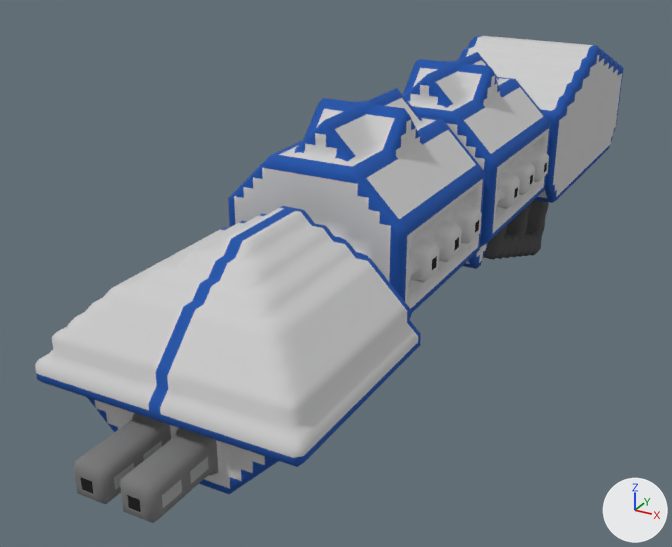
The OBJ model src/jsMain/resources/meshes/diadochi-3-cipactli-class.obj: old version first, new version second.
Both versions are drawn from a camera (50 mm lens) standing at (37.1, -88.5, 32.1) and looking at (-7.1, -8.1, -8.1). Arrows for +X, +Y and +Z are at lower right; the lights stay in place. Where no turn or scale is listed for an object, it has been applied to the vertices.

In view in the first picture: 'diadochi-3-cipactli-class'.
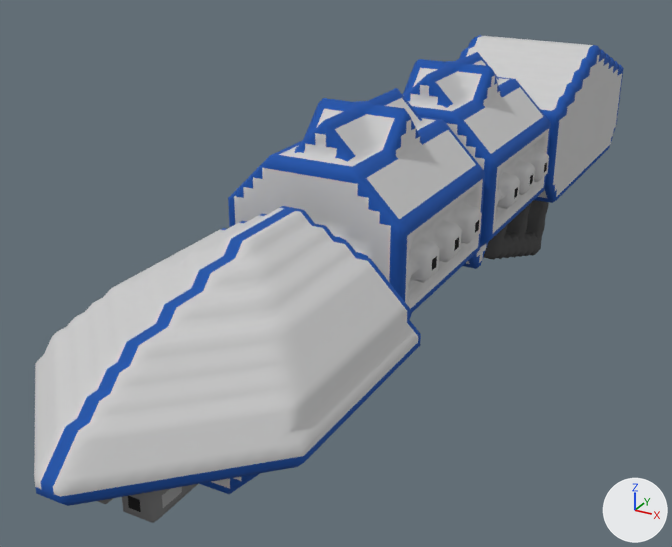
The newer file is also turned or shifted as a whole; pictures and numbers use the older file's frame.

Boxes (x1, y1, x2, y2) around the edits, measured in the pictures (672 x 547 px):
'diadochi-3-cipactli-class', reshaped
    before: (35, 35, 624, 523)
    after: (34, 35, 624, 523)
part 1 of me_diadochi_3_cipactli_class, built on
    before: (36, 254, 305, 467)
    after: (34, 254, 298, 506)
part 2 of me_diadochi_3_cipactli_class, surface changed
    before: (69, 345, 279, 461)

The edits, one by one:
me_diadochi_3_cipactli_class is used by ob_diadochi_3_cipactli_class; location (0.0, 0.0, 0.0).
me_diadochi_3_cipactli_class had 13562 vertices, 27128 faces and spanned x -11.5..11.5, y -51.7..52.3, z -21.1..12.9.
me_diadochi_3_cipactli_class now has 14093 vertices, 28190 faces and spans x -11.5..11.5, y -56.7..52.3, z -21.1..12.9.
me_diadochi_3_cipactli_class part 1: 84 vertices moved from x -10.0..10.0, y -46.7..-38.7, z -2.6..5.4 to x -10.5..10.5, y -55.2..-39.2, z -3.1..5.9; 234 vertices removed from x -10.5..10.5, y -46.7..-27.2, z -3.1..5.4; 765 vertices added at x -10.5..10.5, y -56.7..-26.4, z -3.3..5.9.
me_diadochi_3_cipactli_class part 2: 232 kept faces spanning x -10.5..10.5, y -54.2..-28.7, z -3.3..-3.1 get new texture (UV) coordinates.
